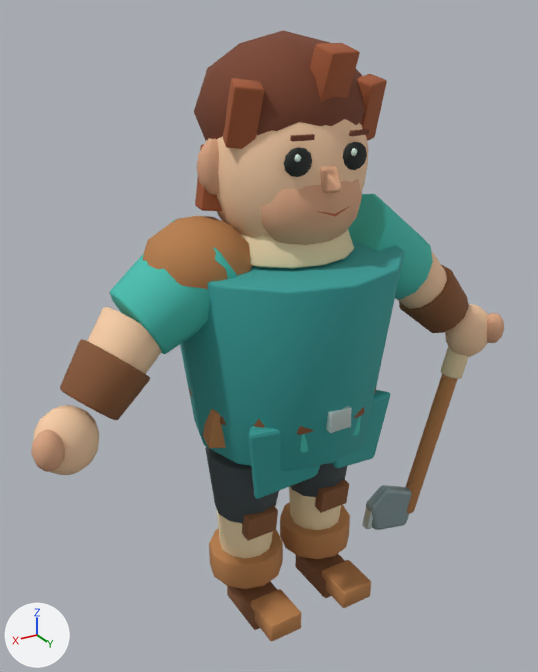
What one commit did to the glTF model engine/pocket3d/examples/playable-world/assets/character/explorer.glb.
One viewpoint serves both versions: a camera (50 mm lens) standing at (1.36, 2.16, 2.24) and looking at (0.04, -0.04, 1.14). Arrows for +X, +Y and +Z are at lower left; the lights stay in place. The older version comes first. Vertices at exactly the same position are counted once.

The first picture shows 'ExplorerMesh'.
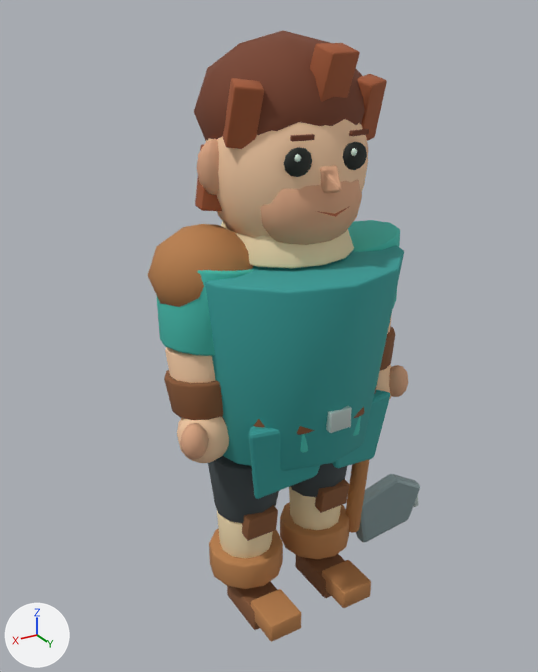
What differs and where, as boxes [x1, y1, x2, y2] in the pictures (538 x 672 px; the box of a moved part takes in the faces that stretch with it):
'ExplorerMesh', reshaped (42% narrower): before [31, 30, 504, 642]; after [148, 30, 420, 642]
part 1 of me_explorermesh, moved or reshaped: before [60, 339, 150, 420]; after [164, 370, 223, 420]
part 2 of me_explorermesh, moved or reshaped: before [399, 265, 469, 333]; after [380, 327, 395, 371]
part 3 of me_explorermesh, moved or reshaped: before [143, 216, 253, 289]; after [148, 224, 254, 307]
part 4 of me_explorermesh, moved or reshaped: before [406, 374, 458, 513]; after [345, 459, 370, 533]
part 5 of me_explorermesh, moved or reshaped (not visible afterwards): before [441, 346, 469, 379]
part 6 of me_explorermesh, moved or reshaped: before [110, 220, 238, 354]; after [156, 269, 253, 356]
part 7 of me_explorermesh, moved or reshaped: before [348, 194, 433, 299]; after [348, 220, 400, 308]
part 8 of me_explorermesh, moved or reshaped: before [362, 508, 373, 529]; after [414, 495, 419, 507]
part 9 of me_explorermesh, moved or reshaped: before [87, 307, 162, 374]; after [165, 347, 216, 383]
part 10 of me_explorermesh, moved or reshaped: before [33, 405, 99, 475]; after [177, 416, 229, 463]
part 11 of me_explorermesh, moved or reshaped (mostly hidden afterwards): before [397, 251, 447, 309]; after [387, 314, 392, 334]
part 12 of me_explorermesh, moved or reshaped: before [445, 304, 488, 357]; after [376, 365, 392, 400]
part 13 of me_explorermesh, moved or reshaped: before [31, 430, 65, 472]; after [180, 423, 209, 460]
part 14 of me_explorermesh, moved or reshaped: before [487, 313, 504, 343]; after [389, 365, 408, 397]
part 15 of me_explorermesh, moved or reshaped: before [366, 485, 412, 530]; after [356, 474, 420, 542]

The change, as a list of edits to the scene's bpy script:
```text
Change me_explorermesh:
    used by ob_explorermesh; location = (0.0, 0.0, 0.0)
    remove me_explorermesh.from_pydata(...)  # 3487 vertices, 6752 faces; spans x -0.98..0.98, y -0.43..0.43, z 0.0..2.2
    add me_explorermesh.from_pydata(...)  # 3487 vertices, 6752 faces; spans x -0.68..0.5, y -0.43..0.43, z 0.0..2.2
    me_explorermesh part 1: the loose piece of 72 vertices spanning x 0.56..0.84, y -0.09..0.16, z 1.03..1.31 is multiplied about its middle by the matrix ((-0.154, -0.907, -0.391), (0.779, -0.352, 0.515), (-0.454, -0.207, 0.619)), then moved by (-0.34, 0.0, -0.13)
    me_explorermesh part 2: the loose piece of 72 vertices spanning x -0.84..-0.56, y -0.09..0.16, z 1.03..1.31 is multiplied about its middle by the matrix ((-0.154, 0.907, 0.391), (-0.779, -0.352, 0.515), (0.454, -0.207, 0.619)), then moved by (0.34, 0.0, -0.13)
    me_explorermesh part 3: the loose piece of 42 vertices spanning x 0.15..0.53, y -0.16..0.18, z 1.31..1.65 is moved by (-0.02, 0.0, -0.02)
    me_explorermesh part 4: the loose piece of 72 vertices spanning x -0.89..-0.59, y 0.04..0.12, z 0.17..1.06 is turned 10.6 degrees about the y axis through its middle and scaled by 0.788, then moved by (0.4, 0.0, -0.06)
    me_explorermesh part 5: the loose piece of 72 vertices spanning x -0.9..-0.76, y 0.04..0.14, z 0.81..1.05 is multiplied about its middle by the matrix ((0.919, 0.001, 0.159), (0.0, 0.933, -0.007), (-0.159, 0.007, 0.919)), then moved by (0.47, 0.0, -0.12)
    me_explorermesh part 6: the loose piece of 72 vertices spanning x 0.2..0.64, y -0.18..0.18, z 1.21..1.64 is multiplied about its middle by the matrix ((0.583, -0.496, 0.639), (0.276, 0.865, 0.417), (-0.663, -0.069, 0.604)), then moved by (-0.09, 0.01, -0.06)
    me_explorermesh part 7: the loose piece of 72 vertices spanning x -0.64..-0.2, y -0.18..0.18, z 1.21..1.64 is multiplied about its middle by the matrix ((0.583, 0.496, -0.639), (-0.276, 0.865, 0.417), (0.663, -0.069, 0.604)), then moved by (0.09, 0.01, -0.06)
    me_explorermesh part 8: the loose piece of 56 vertices spanning x -0.43..-0.38, y 0.06..0.09, z 0.17..0.3 is turned 20 degrees about the y axis through its middle and scaled by 1.01, then moved by (-0.25, 0.0, 0.02)
    me_explorermesh part 9: the loose piece of 72 vertices spanning x 0.48..0.83, y -0.11..0.15, z 1.04..1.4 is multiplied about its middle by the matrix ((-0.154, -0.907, -0.391), (0.779, -0.352, 0.515), (-0.456, -0.207, 0.621)), then moved by (-0.29, 0.01, -0.13)
    me_explorermesh part 10: the loose piece of 86 vertices spanning x 0.75..0.97, y 0.02..0.19, z 0.9..1.13 is moved by (-0.49, -0.02, -0.13)
    me_explorermesh part 11: the loose piece of 72 vertices spanning x -0.83..-0.48, y -0.11..0.15, z 1.04..1.4 is multiplied about its middle by the matrix ((-0.154, 0.907, 0.391), (-0.779, -0.352, 0.515), (0.456, -0.207, 0.621)), then moved by (0.29, 0.01, -0.13)
    me_explorermesh part 12: the loose piece of 86 vertices spanning x -0.96..-0.75, y 0.02..0.19, z 0.9..1.13 is moved by (0.49, -0.02, -0.13)
    me_explorermesh part 13: the loose piece of 52 vertices spanning x 0.89..0.98, y 0.12..0.21, z 0.97..1.11 is moved by (-0.49, -0.02, -0.13)
    me_explorermesh part 14: the loose piece of 52 vertices spanning x -0.98..-0.89, y 0.12..0.21, z 0.97..1.11 is moved by (0.49, -0.02, -0.13)
    me_explorermesh part 15: 70 of 3487 vertices moved; they spanned x -0.66..-0.39, y 0.05..0.1, z 0.11..0.36 and now span x -0.67..-0.32, y 0.05..0.1, z 0.11..0.4; mean shift (0.01, 0.0, 0.02); largest move (-0.66, 0.07, 0.26) -> (-0.32, 0.06, 0.32)
```
